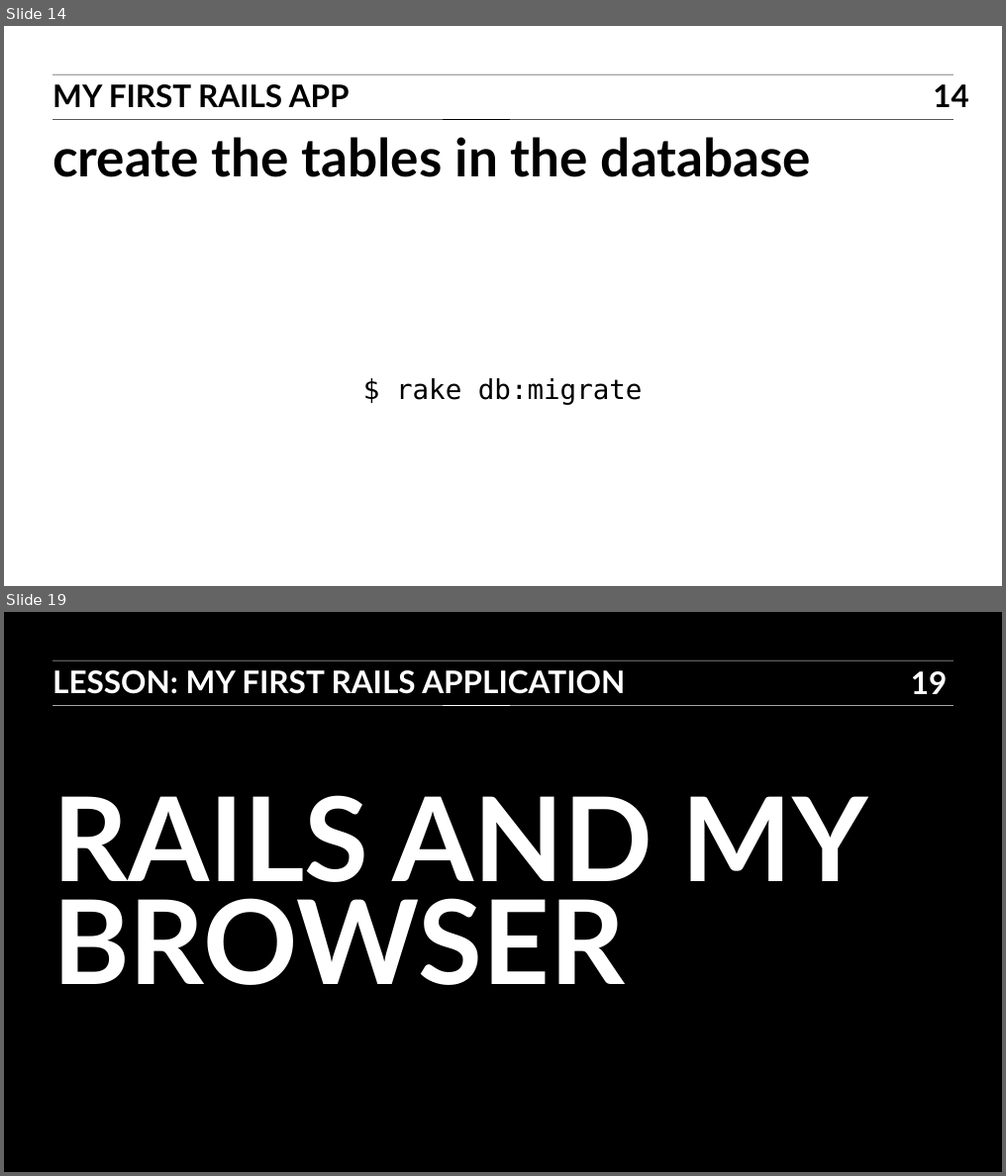
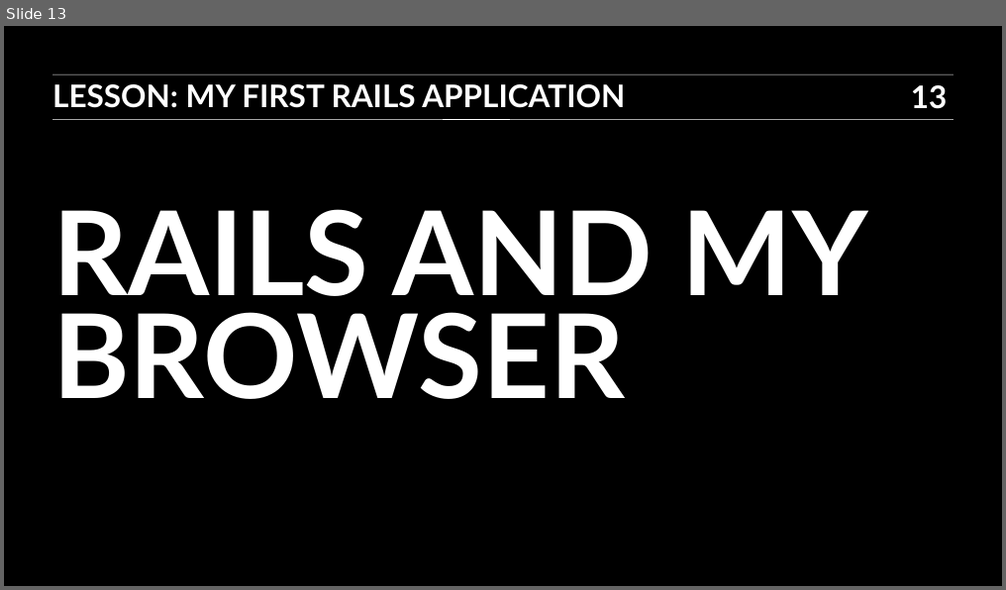
Before and after one commit to TravisGriffiths/ITR-BOS-01, a slide deck: Slides/07_ITR_slides.ppt. Shown one above the other, each under a label of ours: slides 14 and 19 before the commit, slide 13 after it; the slides between them are not shown. The pictures are 1006x1176 and 1006x590 pixels, drawn with LibreOffice and Linux fonts; fonts in the diff are those of the drawing. Boxes give left, top, right and bottom in pixels: in the first picture for what was removed or moved away, otherwise in the second. Text is boxed around its words. In the diff, an @@ line names an element or a change of style, - is before the commit and + after.

```diff
--- a/Slides/07_ITR_slides.ppt
+++ b/Slides/07_ITR_slides.ppt
@@ slide 14 removed at (4, 26, 1002, 586), background #FFFFFF @@
@@ line removed from (53, 75) to (953, 75) @@
@@ text removed at (53, 84, 350, 108) @@
-MY FIRST RAILS APP
@@ page number removed at (933, 84, 969, 107) @@
-14
@@ line removed from (53, 119) to (953, 119) @@
@@ title removed at (53, 137, 811, 177) @@
-create the tables in the database
@@ text removed at (396, 378, 643, 405) @@
-    $ rake db:migrate
@@ what was slide 19 is now slide 13 @@
@@ page number at (911, 85, 947, 109): text changed @@
-19
+13
```
Also in this commit, not shown: 2 slides changed, 10 slides added, 15 other slides removed, 7 other files.
